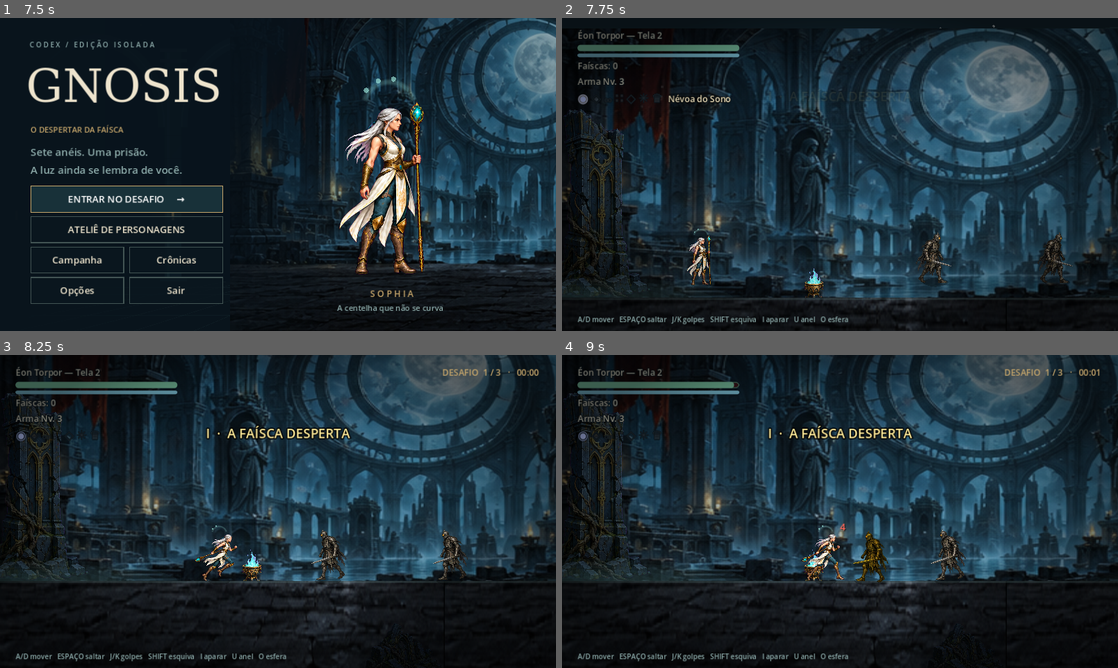
Above: before the commit, frames 1-4 (two rows, left to right).
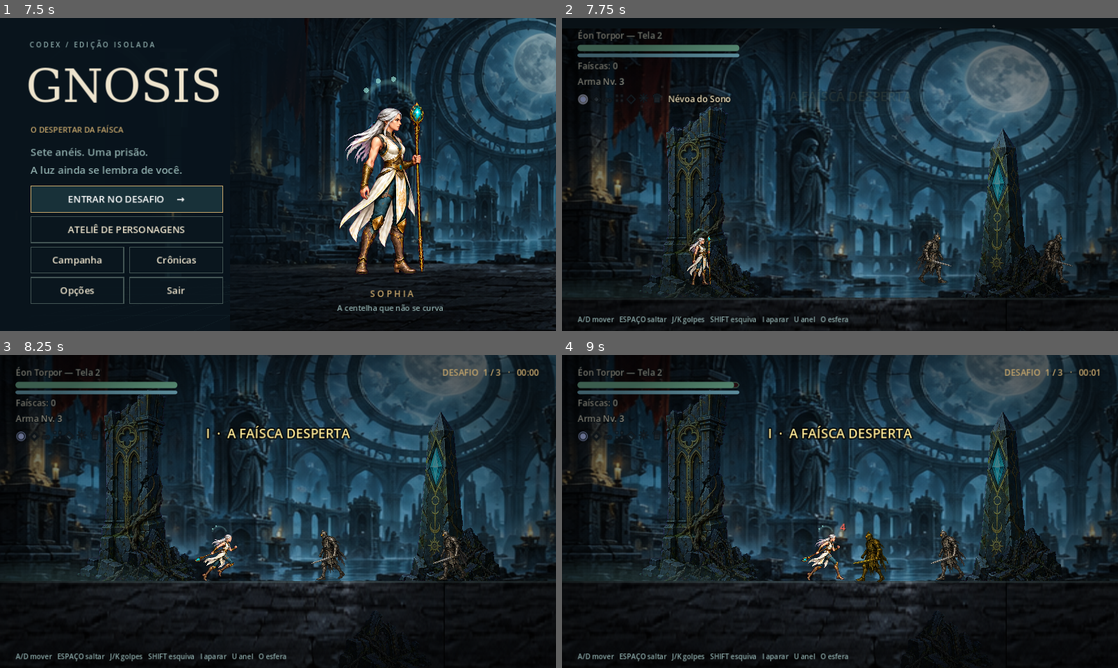
Above: after the commit, the same moments.

Repository: joaotatarin-svg/gnosis
Game: Godot game, scene res://scenes/ui/MainMenu.tscn
Two runs of this game, one before a commit and one after it. Both use one fixed random seed, a clock stepped at 60 frames per second and the inputs below.
Inputs (mouse positions are in pixels of both pictures, inside the frame that each line leads up to):
- Up to frame 1 (7.5 s): move the mouse to (400, 158) at 0.52 s; hold D (move_right) 0.53-2.03 s; tap K (attack_heavy) at 0.6 s; click (400, 158) at 0.67 s; tap W (move_up) at 0.77, 1.07, 1.52, 1.82, 3.02, 3.32, 3.77, 4.07, 4.52, 4.82, 6.02, 6.32, 6.77, 7.07 s; move the mouse to (166, 190) at 1.27 s; tap J (attack_light) at 1.35 s; move the mouse to (333, 105) at 2.02 s; hold A (move_left) 2.03-2.78 s; hold I (block) 2.03-2.78 s; move the mouse to (250, 237) at 2.77 s; hold D (move_right) 2.78-4.28 s; tap L (dodge) at 2.85 s; click (250, 237) at 2.92 s; move the mouse to (444, 221) at 3.52 s; tap E (ring_next) at 3.6 s; move the mouse to (111, 127) at 4.27 s; hold A (move_left) 4.28-5.03 s; tap Q (ring_prev) at 4.35 s; move the mouse to (305, 174) at 5.02 s; hold D (move_right) 5.03-5.78 s; tap Shift at 5.1 s; click (305, 174) at 5.17 s; move the mouse to (194, 96) at 5.77 s; hold A (move_left) 5.78-7.28 s; tap 1 at 5.85 s; move the mouse to (400, 158) at 6.52 s; tap 2 at 6.6 s; move the mouse to (166, 190) at 7.27 s; hold D (move_right) from 7.28 s (still down); tap 3 at 7.35 s; click (166, 190) at 7.42 s
- Up to frame 2 (7.75 s): keep holding D (move_right); tap W (move_up) at 7.52 s
- Up to frame 3 (8.25 s): keep holding D (move_right); tap W (move_up) at 7.82 s; move the mouse to (333, 442) at 8.02 s; tap 4 at 8.1 s
- Up to frame 4 (9 s): keep holding D (move_right); move the mouse to (812, 574) at 8.77 s; tap 5 at 8.85 s

Frame 1 is identical in both runs. In frame 2, 8.3% of the frame differs, in the area x 0-90%, y 28-100%; in frame 3, 8.4%; in frame 4, 8.7%, in the area x 0-90%, y 11-99%.

Commit message:
Cenário variado por tela com props pintados; docs apontam pra pasta atual
- scenery.gd: pilares/obeliscos/entulho/braseiros escolhidos e posicionados
  por rng determinístico da tela (antes: mesmo pilar e braseiro em todas as
  54 telas). Arena de chefe mais vazia. Entulho do primeiro plano também varia.
- CLAUDE.md descreve a edição Codex (arte ilustrada ativa) em vez das regras
  antigas de PNG só pro Rei. BIBLIA/AGENTS/CODEX_ENTREGA apontam pra pasta
  'Gnosis-Codex - Copia'.

Co-Authored-By: Claude Fable 5.1 <noreply@anthropic.com>

Diff:
--- a/scripts/levels/scenery.gd
+++ b/scripts/levels/scenery.gd
@@ -74,18 +74,49 @@
 		backdrop.scale = Vector2(768.0/backdrop.texture.get_width(),400.0/backdrop.texture.get_height())
 		backdrop.modulate = Color(0.68,0.73,0.77)
 		painted_layer.add_child(backdrop)
-	var architecture := _layer(Vector2(0.64,1.0),1800.0)
-	for x in [40.0,940.0]:
-		var column := PaintedLibrary.sprite(0,230.0)
-		column.position = Vector2(x,GROUND)
-		column.modulate = Color(0.40,0.48,0.52)
-		architecture.add_child(column)
-	for x in [290.0,1110.0]:
-		var lamp := PaintedLibrary.sprite(4,44.0)
-		lamp.position = Vector2(x,GROUND)
-		architecture.add_child(lamp)
+	_build_architecture()
 	_build_fog()
 	return false
+
+
+## Arquitetura pintada (pilares, obeliscos, entulho, braseiros) em duas camadas
+## de parallax. Determinística por tela: escolha, posição, altura, espelho e
+## tinta saem do rng da tela — duas telas do mesmo Éon nunca ficam iguais.
+## Telas de chefe ficam mais vazias (arena limpa pra leitura do combate).
+func _build_architecture() -> void:
+	var p := pal()
+	var boss: bool = RunManager.run_active and RunManager.is_boss_screen(seed_screen)
+	var tint_mid: Color = Color(0.40, 0.48, 0.52).lerp(p.fog, 0.30)
+	var tint_near: Color = Color(0.30, 0.36, 0.40).lerp(p.fog, 0.22)
+	# Camada do meio: pilares (0) e obeliscos (2) grandes.
+	var mid := _layer(Vector2(0.64, 1.0), W)
+	var r := _rng(3)
+	var x := r.randf_range(20.0, 160.0)
+	while x < W - 80.0:
+		var kind: int = 0 if r.randf() < 0.62 else 2
+		var h: float = r.randf_range(190.0, 265.0) if kind == 0 else r.randf_range(150.0, 215.0)
+		var s := PaintedLibrary.sprite(kind, h)
+		s.position = Vector2(x, GROUND + r.randf_range(0.0, 4.0))
+		s.modulate = tint_mid.darkened(r.randf_range(0.0, 0.18))
+		if r.randf() < 0.5:
+			s.scale.x = -s.scale.x
+		mid.add_child(s)
+		x += r.randf_range(520.0, 760.0) if boss else r.randf_range(330.0, 560.0)
+	# Camada próxima: entulho (3) e braseiros (4) pequenos.
+	var near := _layer(Vector2(0.78, 1.0), W)
+	var r2 := _rng(4)
+	x = r2.randf_range(60.0, 240.0)
+	while x < W - 40.0:
+		var brazier: bool = r2.randf() < 0.42
+		var h2: float = r2.randf_range(38.0, 50.0) if brazier else r2.randf_range(48.0, 88.0)
+		var s2 := PaintedLibrary.sprite(4 if brazier else 3, h2)
+		s2.position = Vector2(x, GROUND + 2.0)
+		if not brazier:
+			s2.modulate = tint_near.darkened(r2.randf_range(0.0, 0.2))
+			if r2.randf() < 0.5:
+				s2.scale.x = -s2.scale.x
+		near.add_child(s2)
+		x += r2.randf_range(260.0, 520.0)
 
 
 func _layer(scale: Vector2, mirror_w: float) -> ParallaxLayer:
@@ -528,6 +559,7 @@
 	var f := Foreground.new()
 	f.eon = eon
 	f.pal = pal()
+	f.rng = _rng(6)
 	f.z_index = 30
 	parent.add_child(f)
 
@@ -535,6 +567,7 @@
 class Foreground extends Node2D:
 	var eon: int = 0
 	var pal: Dictionary = {}
+	var rng: RandomNumberGenerator
 	const SPEED := 1.3       # > 1 = passa mais rápido que o mundo (está à frente)
 	const SPAN := 2600.0
 
@@ -546,12 +579,19 @@
 		position.x = cx * (1.0 - SPEED)
 		queue_redraw()
 
+	## Entulho à frente da câmera: posição, tamanho e espelho por tela.
 	func _ready() -> void:
-		for x in [-300.0,560.0,1390.0,2190.0,3060.0]:
-			var rubble := PaintedLibrary.sprite(3,72.0)
-			rubble.position = Vector2(x,428)
-			rubble.modulate = Color(0.20,0.26,0.30,0.85)
+		if rng == null:
+			rng = RandomNumberGenerator.new()
+		var x: float = -300.0 + rng.randf_range(0.0, 400.0)
+		while x < 3200.0:
+			var rubble := PaintedLibrary.sprite(3, rng.randf_range(56.0, 88.0))
+			rubble.position = Vector2(x, 428)
+			rubble.modulate = Color(0.20, 0.26, 0.30, 0.85)
+			if rng.randf() < 0.5:
+				rubble.scale.x = -rubble.scale.x
 			add_child(rubble)
+			x += rng.randf_range(620.0, 1050.0)
 
 
 # --- vinheta (CanvasLayer abaixo do HUD) ------------------------------------------
Not shown, changed: AGENTS.md
Not shown, changed: BIBLIA.md
Not shown, changed: CLAUDE.md
Not shown, changed: docs/CODEX_ENTREGA.md
